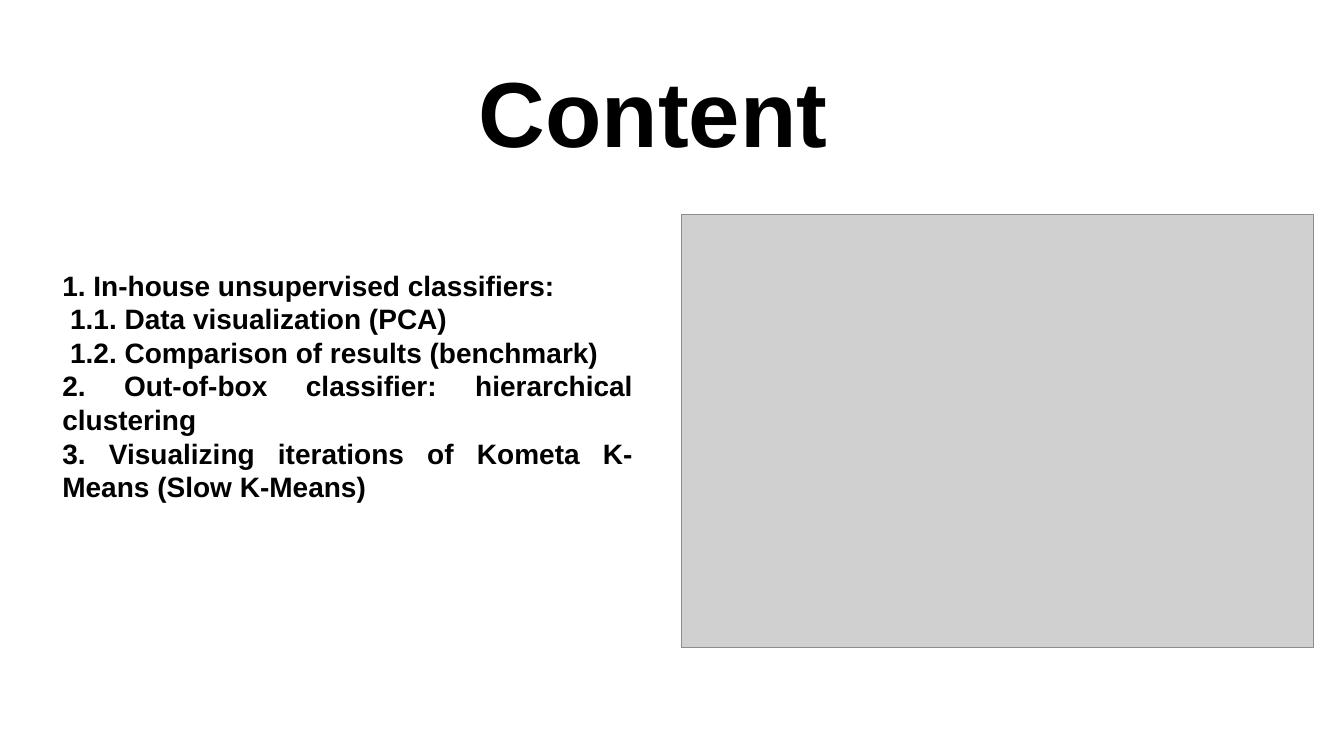
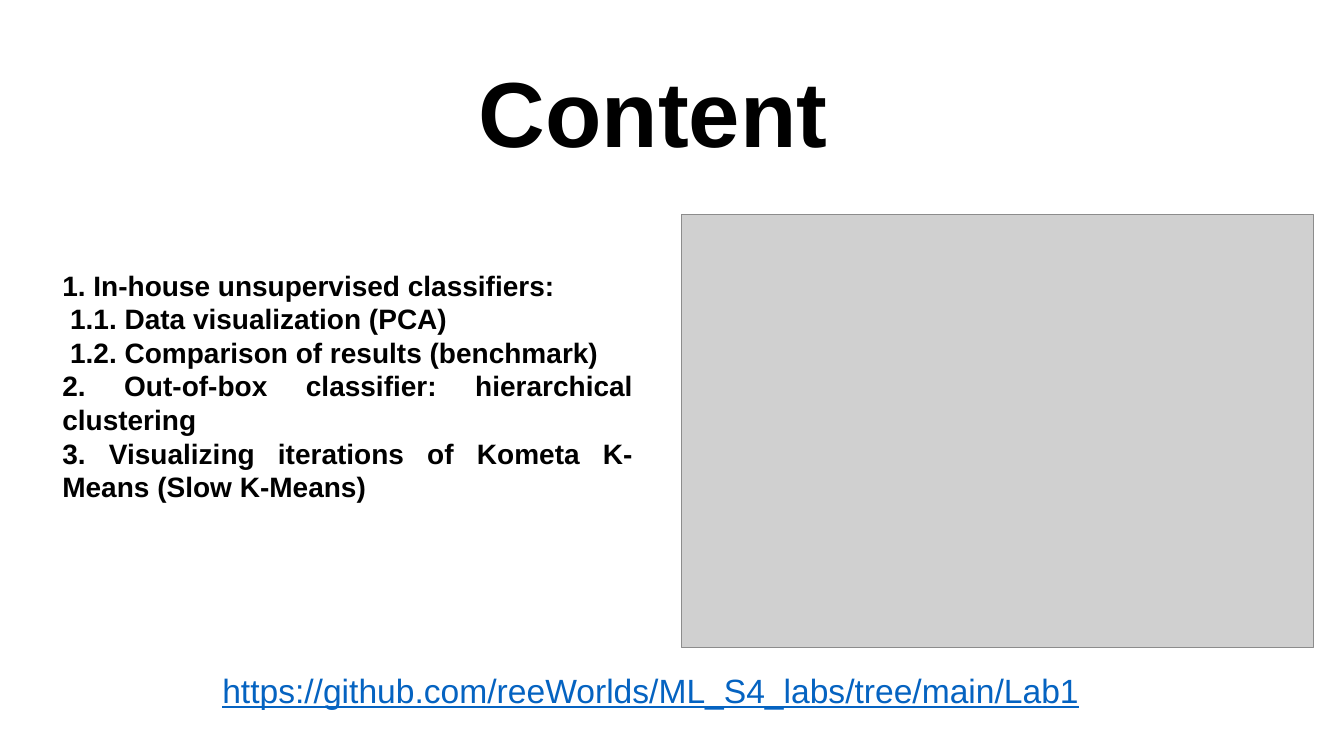
Before and after one commit to reeWorlds/ML_S4_labs, a slide deck: slide 2 of Lab1/Lab1.pptx. Drawn at 1344x756 pixels with LibreOffice and Linux fonts; fonts in the diff are those of the drawing; grey boxes stand for pictures. Boxes give left, top, right and bottom in pixels: in the first picture for what was removed or moved away, otherwise in the second. Text is boxed around its words. In the diff, an @@ line names an element or a change of style, - is before the commit and + after.

```diff
--- a/Lab1/Lab1.pptx
+++ b/Lab1/Lab1.pptx
@@ text added at (x1=222, y1=678, x2=1078, y2=710), 24 pt, text #0563C1, underline @@
+https://github.com/reeWorlds/ML_S4_labs/tree/main/Lab1
```
Also in this commit, not shown: 3 slides added, 4 slides removed, 23 other files.
